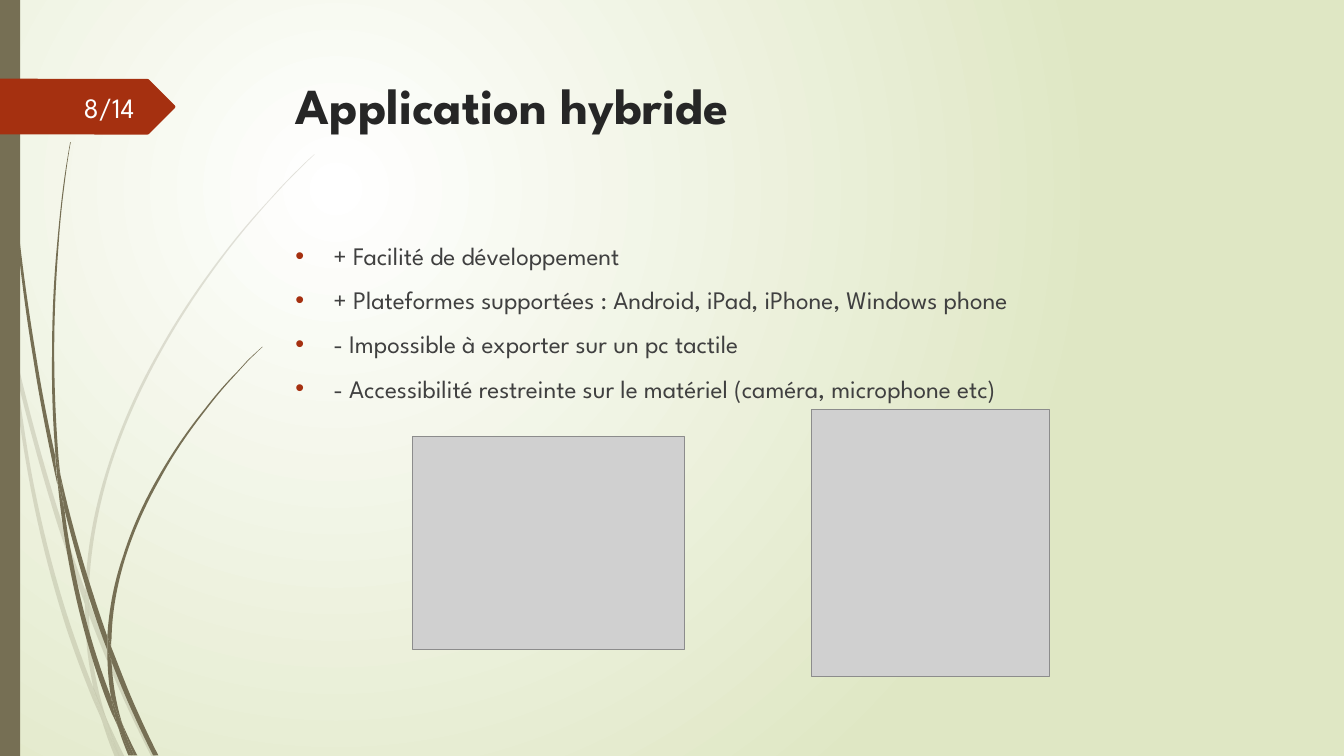
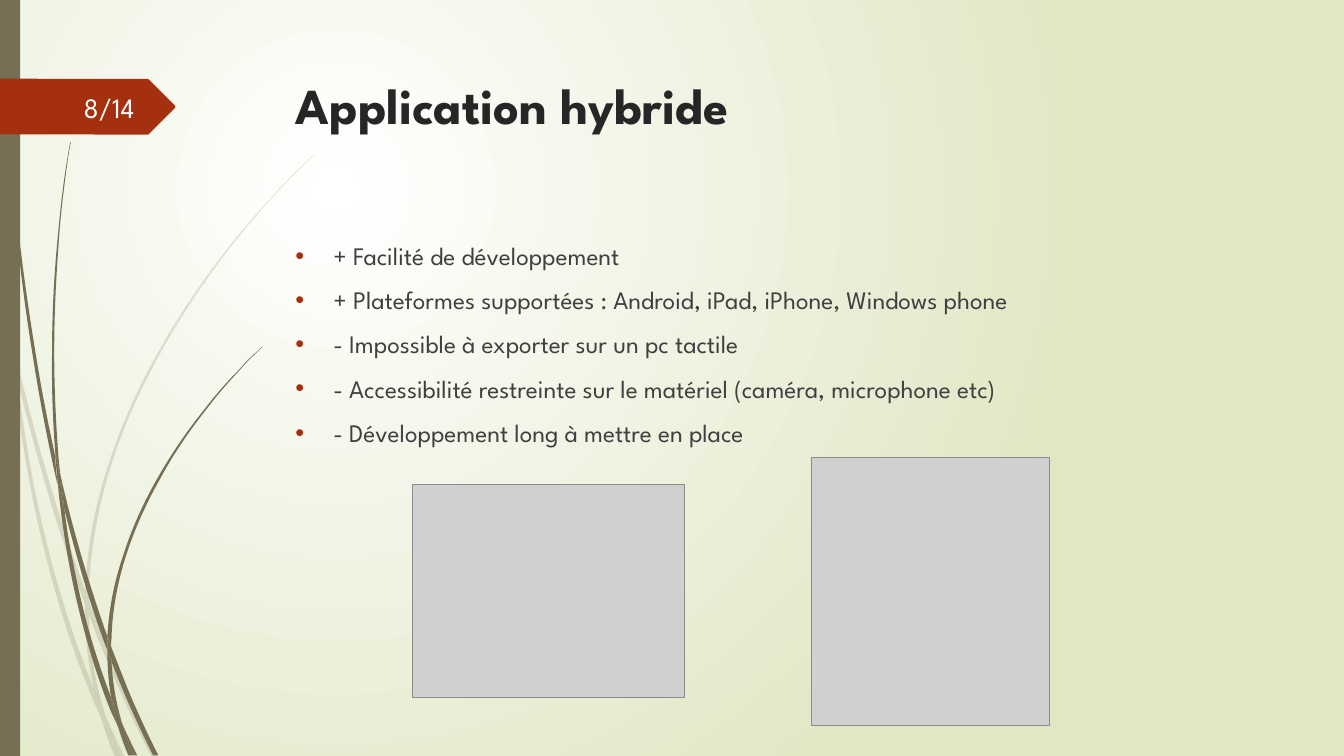
Before and after one commit to Codastephen/Maquette, a slide deck: slide 8 of doc/Présentation borne.pptx. Drawn at 1344x756 pixels with LibreOffice and Linux fonts; fonts in the diff are those of the drawing; grey boxes stand for pictures. Boxes give left, top, right and bottom in pixels: in the first picture for what was removed or moved away, otherwise in the second. Text is boxed around its words. In the diff, an @@ line names an element or a change of style, - is before the commit and + after.

```diff
--- a/doc/Présentation borne.pptx
+++ b/doc/Présentation borne.pptx
@@ text at (349,424,743,448): paragraph added @@
+• - Développement long à mettre en place
@@ picture: place and size @@
-picture at (812,409,1050,677)
+picture at (812,458,1050,725)
@@ picture: place and size @@
-picture at (412,437,685,649)
+picture at (412,485,685,698)
```
Also in this commit, not shown: 5 other slides changed, 5 other files.
